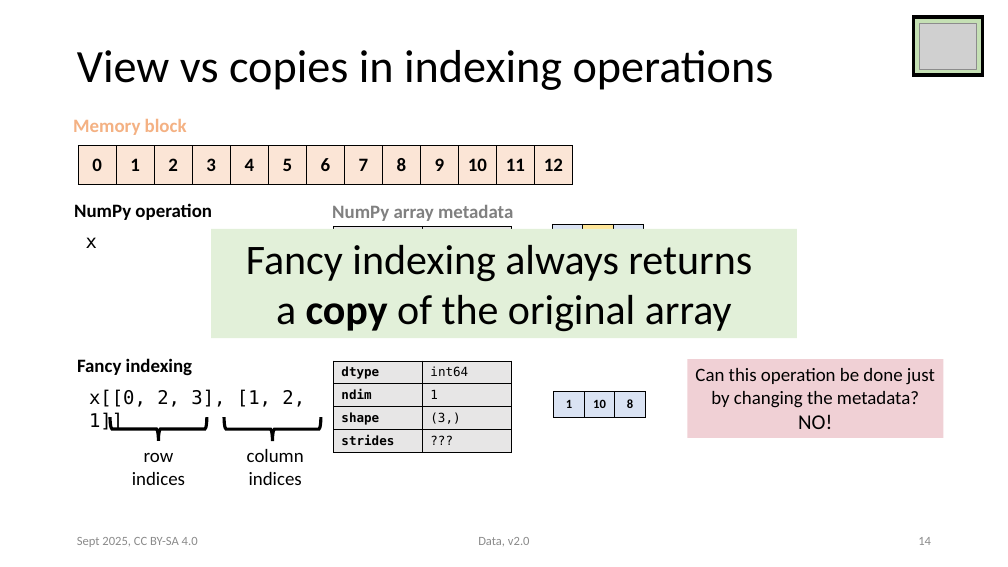
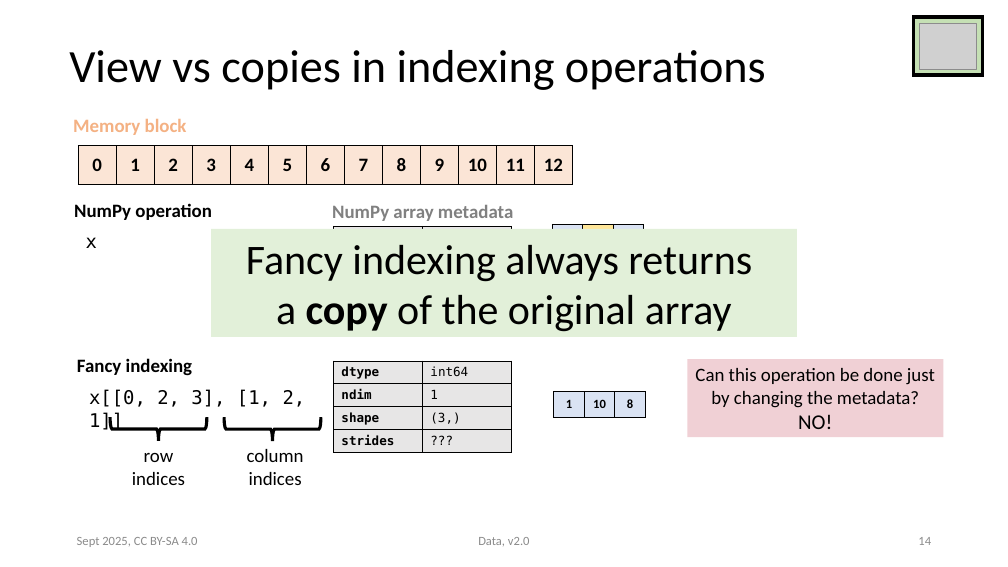
Before and after one commit to victoris93/data_class, a slide deck: slide 14 of numpy.pptx. Drawn at 1008x567 pixels with LibreOffice and Linux fonts; fonts in the diff are those of the drawing; grey boxes stand for pictures. Boxes give left, top, right and bottom in pixels: in the first picture for what was removed or moved away, otherwise in the second. Text is boxed around its words. In the diff, an @@ line names an element or a change of style, - is before the commit and + after.

```diff
--- a/numpy.pptx
+++ b/numpy.pptx
@@ title "View vs copies in indexing ...": place and size @@
-title "View vs copies in indexing ..." at (77,50,774,90)
+title "View vs copies in indexing ..." at (69,50,766,90)
```
Also in this commit, not shown: 32 other slides changed, 2 other files.
